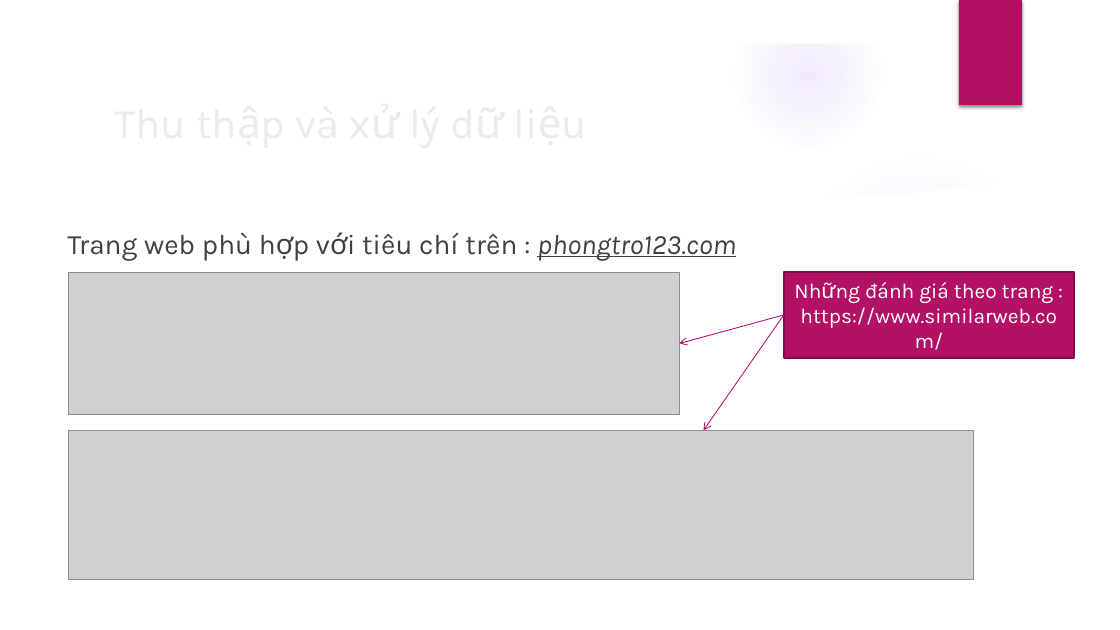
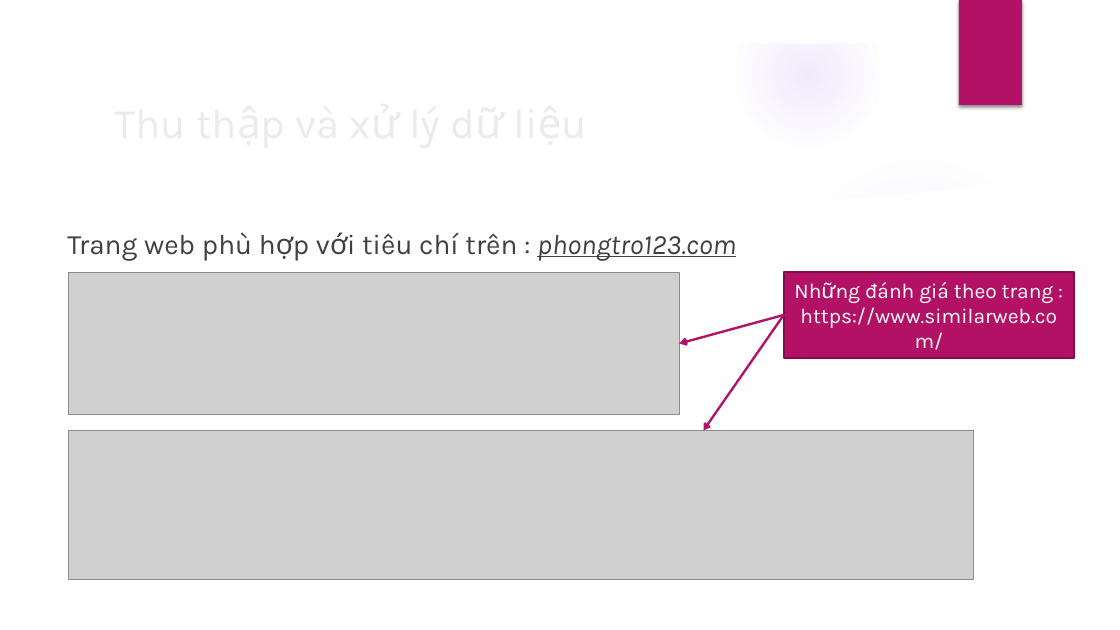
Before and after one commit to DesertFoxee/ai_room_price_prediction, a slide deck: slide 5 of Slide.pptx. Drawn at 1120x630 pixels with LibreOffice and Linux fonts; fonts in the diff are those of the drawing; grey boxes stand for pictures; background and template pictures are left out. Boxes give left, top, right and bottom in pixels: in the first picture for what was removed or moved away, otherwise in the second. Text is boxed around its words. In the diff, an @@ line names an element or a change of style, - is before the commit and + after.

```diff
--- a/Slide.pptx
+++ b/Slide.pptx
@@ arrow (784, 315) - (680, 344): stroke #B31166 0.75 pt to #B31166 2 pt @@
@@ arrow (784, 315) - (704, 430): stroke #B31166 0.75 pt to #B31166 2 pt @@
```
Also in this commit, not shown: 9 other slides changed, 10 other files.
